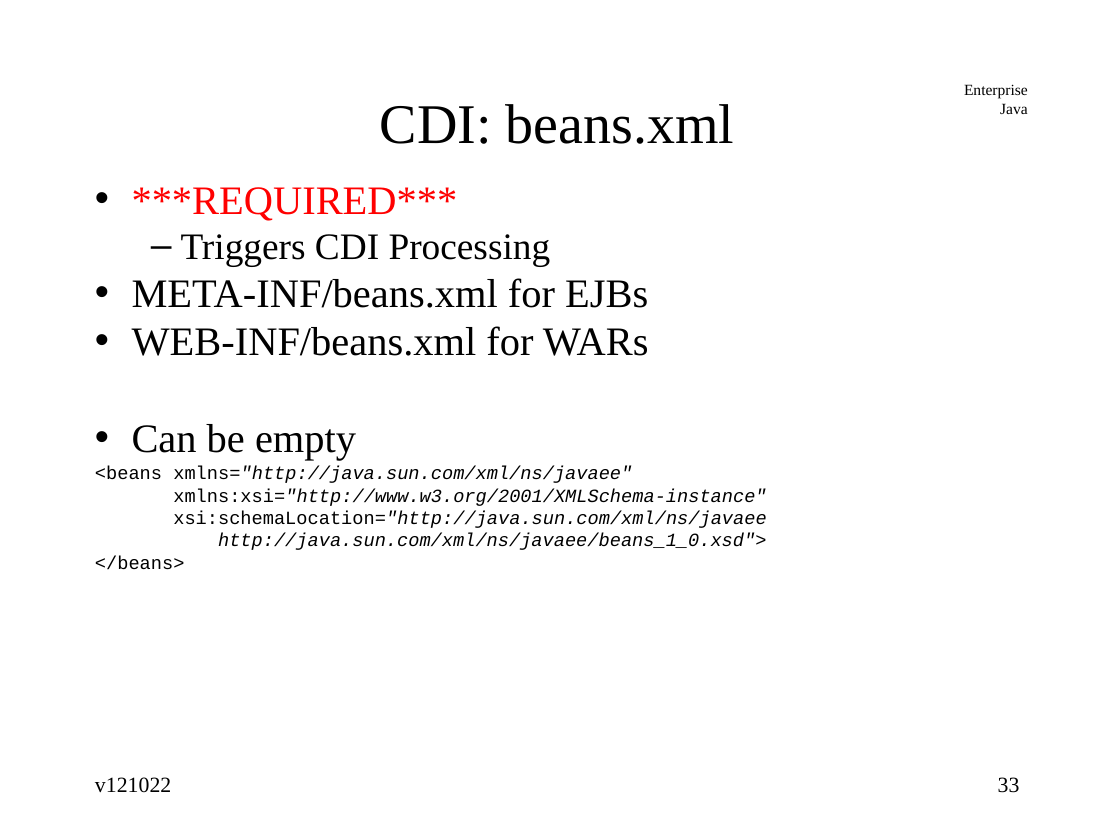
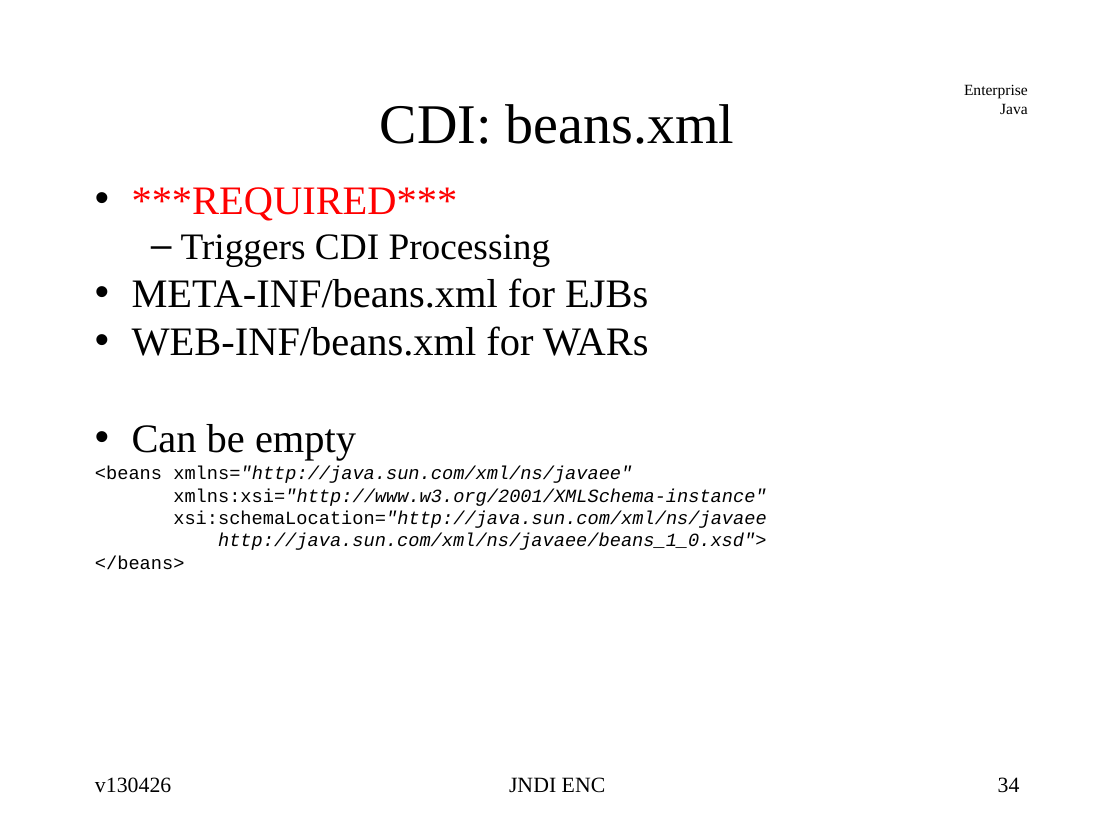
Before and after one commit to jcstaff/ejava-javaee, a slide deck: slide 34 of jndiDemo/src/site/resources/lectures/jndiENC.ppt (slide 33 before the commit). Drawn at 1120x840 pixels with LibreOffice and Linux fonts; fonts in the diff are those of the drawing. Boxes give left, top, right and bottom in pixels: in the first picture for what was removed or moved away, otherwise in the second. Text is boxed around its words. In the diff, an @@ line names an element or a change of style, - is before the commit and + after.

```diff
--- a/jndiDemo/src/site/resources/lectures/jndiENC.ppt
+++ b/jndiDemo/src/site/resources/lectures/jndiENC.ppt
@@ text at box(95, 777, 171, 793): text changed @@
-v121022
+v130426
@@ text added at box(509, 777, 606, 793), 14 pt, text #000000 @@
+JNDI ENC
@@ page number at box(998, 777, 1020, 793): text changed @@
-33
+34
```
Also in this commit, not shown: 43 other slides changed, 1 slide added.
